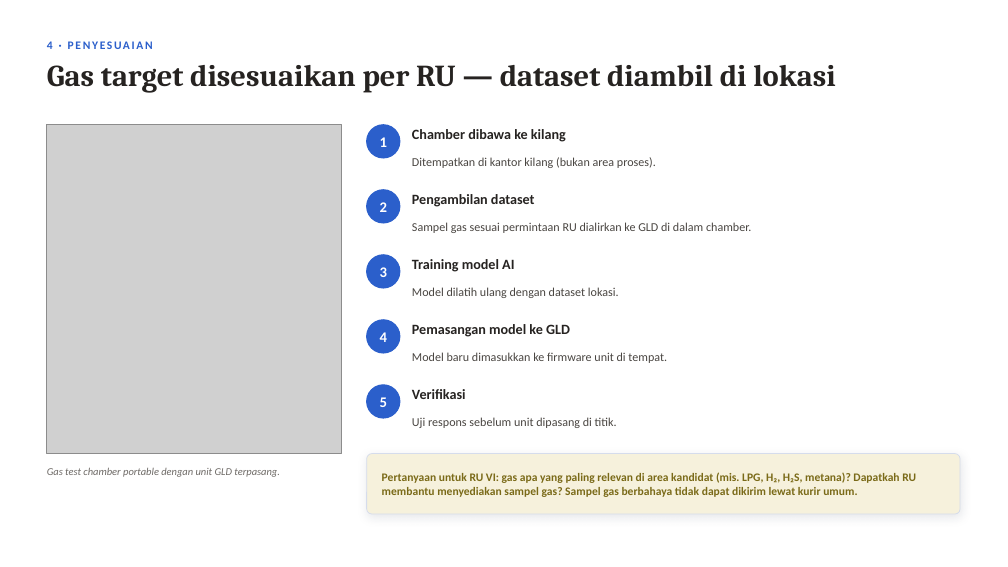
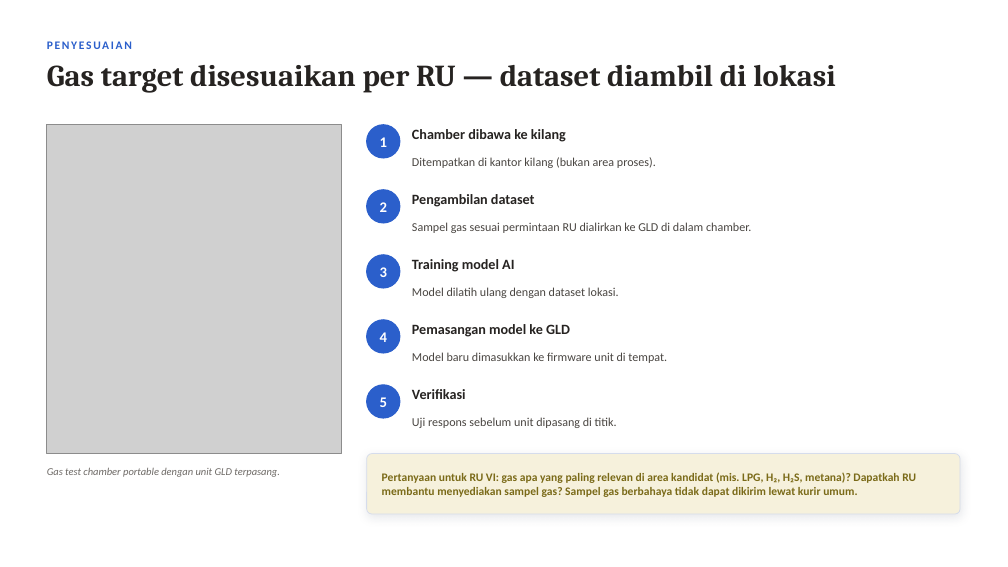
Before and after one commit to RavellerH/GLD-V2-Report-2026, a slide deck: slide 25 of Deliverables/Presentasi_Koordinasi_Implementasi_GLD_RU-VI_Balongan_13November2026.pptx (slide 13 before the commit). Drawn at 1008x567 pixels with LibreOffice and Linux fonts; fonts in the diff are those of the drawing; grey boxes stand for pictures. Boxes give left, top, right and bottom in pixels: in the first picture for what was removed or moved away, otherwise in the second. Text is boxed around its words. In the diff, an @@ line names an element or a change of style, - is before the commit and + after.

```diff
--- a/Deliverables/Presentasi_Koordinasi_Implementasi_GLD_RU-VI_Balongan_13November2026.pptx
+++ b/Deliverables/Presentasi_Koordinasi_Implementasi_GLD_RU-VI_Balongan_13November2026.pptx
@@ text at box(47, 41, 132, 49): text changed @@
-4 · PENYESUAIAN
+PENYESUAIAN
```
Also in this commit, not shown: 18 other slides changed, 14 slides added, 5 slides removed, 16 other files.
